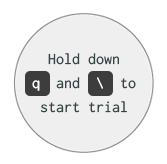
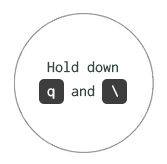
Layered file, before and after one edit (167x164). Changes by layer:
renamed "Hold down q and \ to start trial" to "Hold down q and \", painted on it over 32, 53, 136, 113
painted on "Rounded Rectangle 2" over 88, 71, 127, 104
painted on "Rounded Rectangle 1" over 25, 71, 64, 104
hid "Layer 1" over 24, 25, 144, 135
added layer "Layer 0 copy" above "Layer 0" over 14, 13, 154, 153
